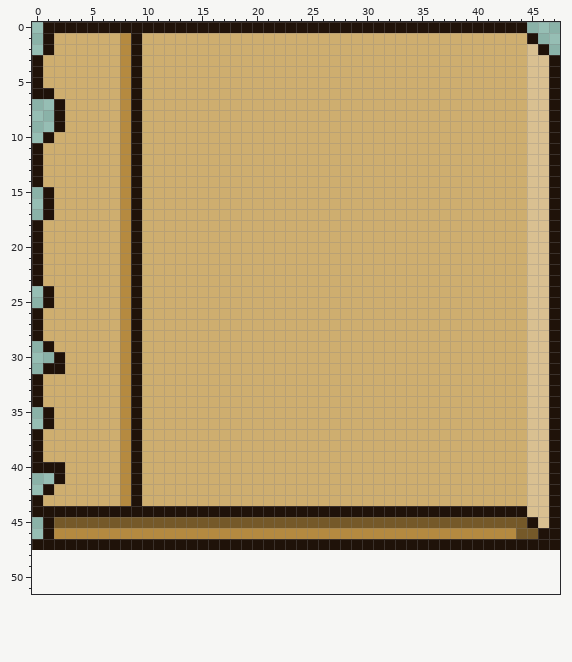
Two versions of one pixel-art sprite, Art/16x16 Pixel Art Roguelike (Forest) Pack/ui/book_ui_9-patch.png. The picture above is the old version.
The file is 48x48 pixels. The old version is drawn lined up with the new one, on the new canvas.
New version:
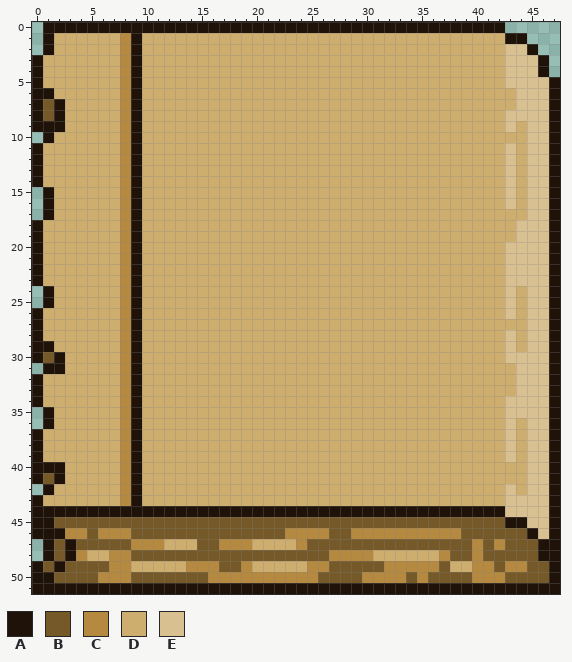
Palette (. is transparent): A #1f1209  B #755929  C #b58a40  D #ceae6f  E #d9c091
Difference:
canvas 48x48 -> 48x52
Changed rows in their new state; - is an unchanged pixel.
first column x 0:
 0 -------------------------------------------..---
 1 -------------------------------------------AA.--
 2 -------------------------------------------EEA.-
 3 -------------------------------------------EE-A.
 4 -------------------------------------------EE-A.
 5 -------------------------------------------EE---
 6 --------------------------------------------E---
 7 AB------------------------------------------E---
 8 AB-----------------------------------------EE---
 9 AA-----------------------------------------E----
11 -------------------------------------------E----
12 -------------------------------------------E----
13 -------------------------------------------E----
14 -------------------------------------------E----
15 -------------------------------------------E----
16 -------------------------------------------E----
18 --------------------------------------------E---
19 --------------------------------------------E---
20 -------------------------------------------EE---
21 -------------------------------------------EE---
22 -------------------------------------------EE---
23 -------------------------------------------EE---
24 -------------------------------------------E----
25 -------------------------------------------E----
26 -------------------------------------------E----
28 -------------------------------------------E----
29 A------------------------------------------E----
30 AB-----------------------------------------EE---
31 --------------------------------------------E---
32 --------------------------------------------E---
33 --------------------------------------------E---
34 -------------------------------------------EE---
35 -------------------------------------------EE---
36 -------------------------------------------E----
37 -------------------------------------------E----
38 -------------------------------------------E----
39 -------------------------------------------E----
41 AB----------------------------------------------
42 -------------------------------------------E----
43 -------------------------------------------EE---
44 -------------------------------------------EE---
45 A------------------------------------------AAE--
46 A-A--B---BBBBBBBBBBBBBB----BB----------BBBBB-AE-
47 .-B-BBBBBCCCDDDBBCCCDDDDCBBBBBBBBBBBBBBBCBCBBB--
48 -ABACDDCCBBBBBBBBBBBBBBBBBBCCCCDDDDDDCBBCBBBBBAA
49 ABABBBBCCDDDDDCCCBBCDDDDDCCBBBBBCCCCCBDDCCBCCBBA
50 AABBBBCCCBBBBBBBCCCCCCCCCCBBBBCCCCBCBBBBCCCBBBBA
51 AAAAAAAAAAAAAAAAAAAAAAAAAAAAAAAAAAAAAAAAAAAAAAAA
